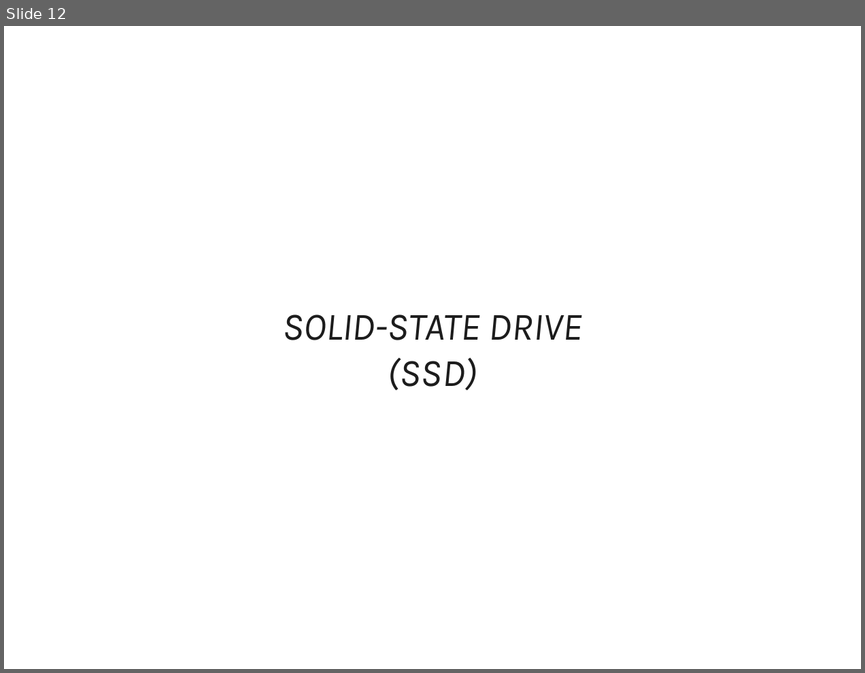
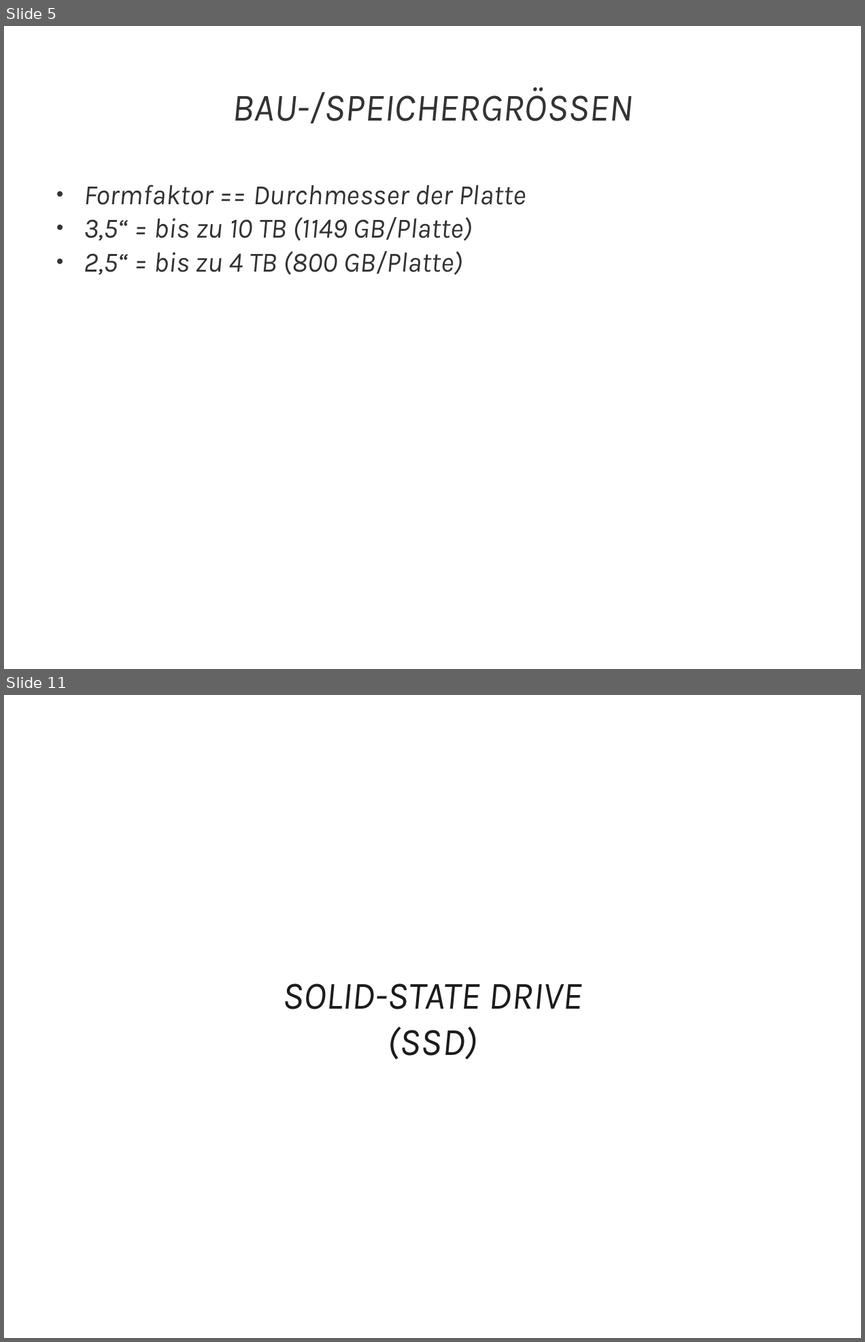
Before and after one commit to JMFootBallPlyr/Hard-drive-system-, a slide deck: WRK/presents/01 - types of drives/types of drives.pptx. Shown one above the other, each under a label of ours: slide 12 before the commit, slides 5 and 11 after it; the slides between them are not shown. The pictures are 865x673 and 865x1342 pixels, drawn with LibreOffice and Linux fonts; fonts in the diff are those of the drawing. Boxes give left, top, right and bottom in pixels: in the first picture for what was removed or moved away, otherwise in the second. Text is boxed around its words. In the diff, an @@ line names an element or a change of style, - is before the commit and + after.

```diff
--- a/WRK/presents/01 - types of drives/types of drives.pptx
+++ b/WRK/presents/01 - types of drives/types of drives.pptx
@@ slide 5 added at [4, 26, 861, 669], background #FFFFFF @@
@@ text added at [232, 87, 632, 123], 36 pt, text #333333, italic @@
+BAU-/SPEICHERGRÖSSEN
@@ text added at [84, 184, 526, 275], 26 pt, text #333333, italic @@
+● Formfaktor == Durchmesser der Platte
+● 3,5“ = bis zu 10 TB (1149 GB/Platte)
+● 2,5“ = bis zu 4 TB (800 GB/Platte)
@@ what was slide 12 is now slide 11 @@
```
Also in this commit, not shown: 4 slides changed, 22 other slides added, 23 slides removed, 7 other files.
